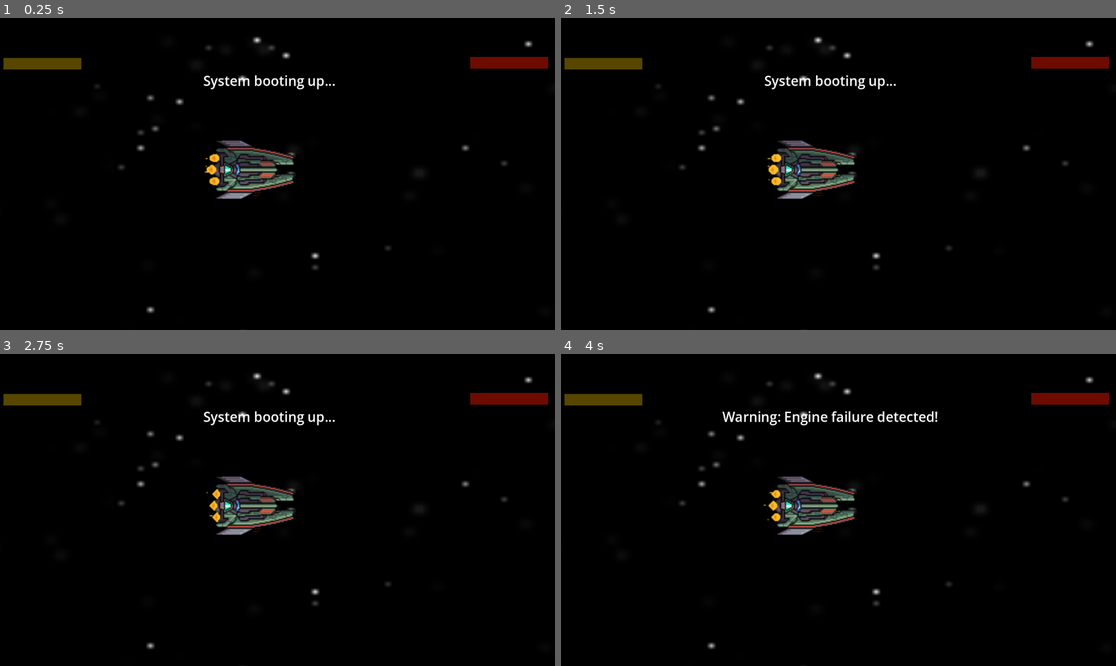
Above: before the commit, frames 1-4 (two rows, left to right).
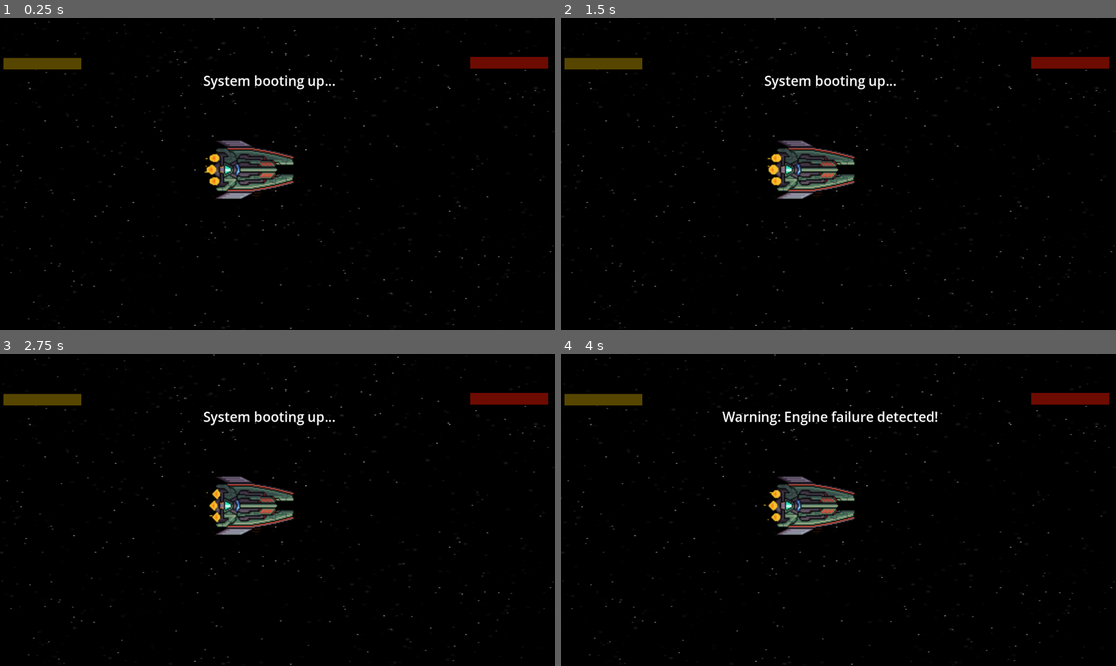
Above: after the commit, the same moments.

Repository: KalinduSE/-Final-Orbit
Game: Godot game, scene res://Scenes/space.tscn
The game is run twice, just before and just after one commit, with the same random seed, the same clock (stepped at 60 frames per second) and the same inputs.
Inputs:
- Up to frame 1 (0.25 s): no input
- Up to frame 2 (1.5 s): tap Enter (ui_accept) at 0.5, 0.77, 0.8, 1.07, 1.25, 1.35 s; hold Space (ui_select) 0.53-1.28 s; hold Right (ui_right) from 0.53 s (still down)
- Up to frame 3 (2.75 s): tap Enter (ui_accept) at 1.52, 1.82, 2, 2.3 s; tap Space (ui_select) at 1.55 s; release Right (ui_right) at 2.03 s; hold Left (ui_left) from 2.03 s (still down); hold Space (ui_select) from 2.03 s (still down)
- Up to frame 4 (4 s): tap Enter (ui_accept) at 2.75, 3.02, 3.32, 3.5, 3.6, 3.77 s; release Left (ui_left) at 2.78 s; release Space (ui_select) at 2.78 s; hold Right (ui_right) from 2.78 s (still down); tap Space (ui_select) at 2.85 s

The runs differ from the first frame. In frame 1, 0.7% of the frame differs, in the area x 0-100%, y 0-100%; in frame 2, 0.7%; in frame 3, 0.7%; in frame 4, 0.7%.

Commit message:
Movement implemented

Diff:
--- a/final-orbit/Scenes/space.tscn
+++ b/final-orbit/Scenes/space.tscn
@@ -80,8 +80,8 @@
 metadata/_edit_horizontal_guides_ = [39.0]
 
 [node name="background" type="Sprite2D" parent="."]
-position = Vector2(599, 170.00002)
-scale = Vector2(10.058, 8)
+position = Vector2(571, 330)
+scale = Vector2(2.616, 1.5)
 texture = ExtResource("1_p3ued")
 
 [node name="Spaceman" type="AnimatedSprite2D" parent="."]
--- a/final-orbit/Scripts/player.gd
+++ b/final-orbit/Scripts/player.gd
@@ -1,30 +1,40 @@
 extends CharacterBody2D
 
+# Rocket movement speed
+const SPEED := 300.0           # pixels per second
+const BOOST_SPEED := 500.0     # optional faster speed when boosting
 
-const SPEED = 300.0
-const JUMP_VELOCITY = -400.0
+# Fuel settings
+var max_fuel := 100.0
+var current_fuel := 100.0
+var fuel_drain_rate := 10.0    # units per second while moving
 
-var is_disabled : bool = false
-
+# Rocket state
+var is_disabled : bool = false  # disable movement during cutscenes/rotations
 
 func _physics_process(delta: float) -> void:
-	# Add the gravity.
 	if is_disabled:
-		return
+		velocity = Vector2.ZERO
+		return  # stop movement if disabled
 
-	if not is_on_floor():
-		velocity += get_gravity() * delta
+	# --- Get player input ---
+	var input_vector := Vector2.ZERO
+	input_vector.x = Input.get_action_strength("ui_right") - Input.get_action_strength("ui_left")
+	input_vector.y = Input.get_action_strength("ui_down") - Input.get_action_strength("ui_up")
 
-	# Handle jump.
-	if Input.is_action_just_pressed("ui_accept") and is_on_floor():
-		velocity.y = JUMP_VELOCITY
+	if input_vector.length() > 0:
+		input_vector = input_vector.normalized()  # prevent faster diagonal movement
 
-	# Get the input direction and handle the movement/deceleration.
-	# As good practice, you should replace UI actions with custom gameplay actions.
-	var direction := Input.get_axis("ui_left", "ui_right")
-	if direction:
-		velocity.x = direction * SPEED
-	else:
-		velocity.x = move_toward(velocity.x, 0, SPEED)
+	# --- Optional Boost ---
+	var current_speed := SPEED
+	if Input.is_action_pressed("ui_select"):  # Shift key or custom action
+		current_speed = BOOST_SPEED
 
+	# --- Apply movement ---
+	velocity = input_vector * current_speed
 	move_and_slide()
+
+	# --- Fuel drain while moving ---
+	if input_vector.length() > 0:
+		current_fuel -= fuel_drain_rate * delta
+		current_fuel = clamp(current_fuel, 0, max_fuel)  # prevent negative fuel
Not shown: 1 places in final-orbit/Scenes/space.tscn that only renumber resources
